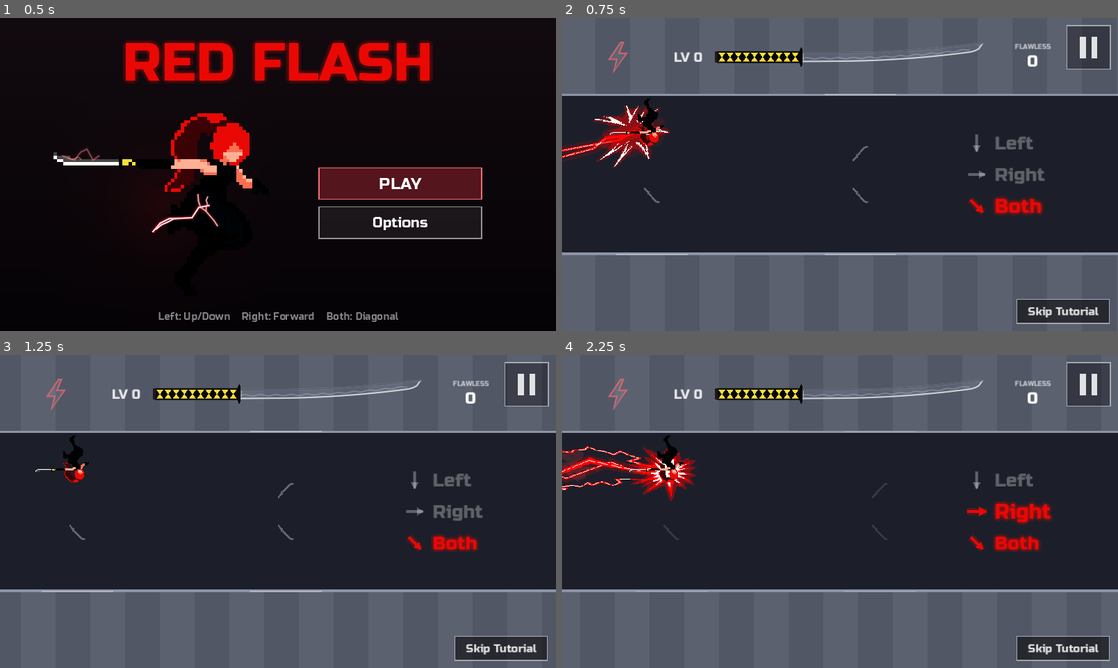
Above: before the commit, frames 1-4 (two rows, left to right).
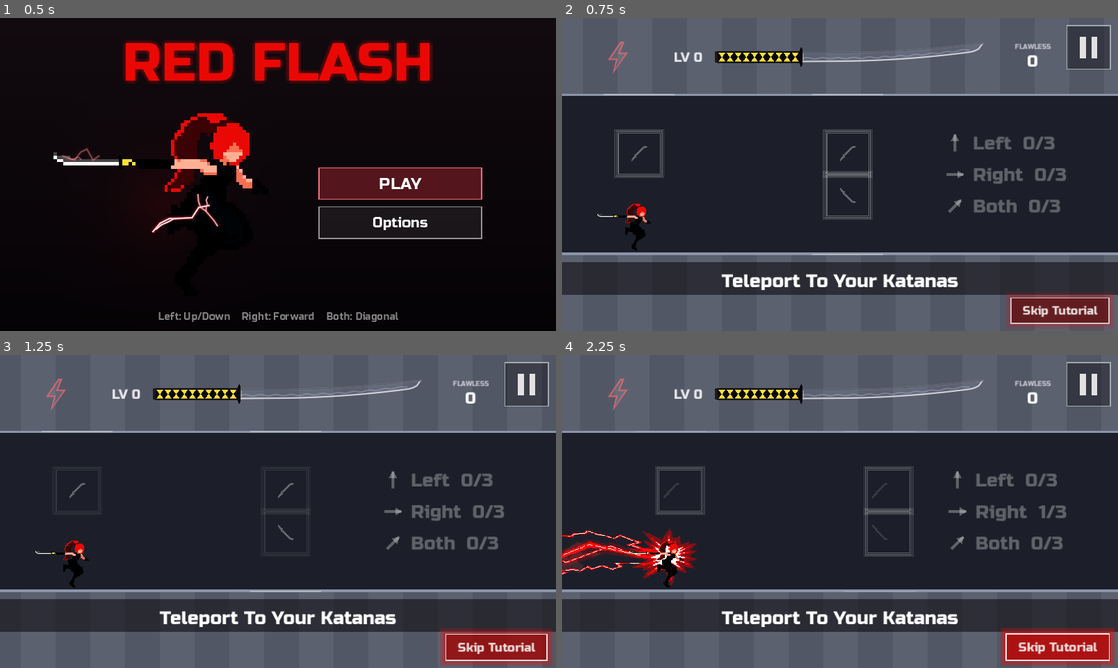
Above: after the commit, the same moments.

Repository: fredsbreads/game-off
Game: Godot game, scene res://scenes/main.tscn
Same seed, same stepped clock (60 frames per second), same inputs: the game is played once before the commit and once after it. Sound files missing from this copy of the repository are replaced by a short silence.
Inputs (mouse positions are in pixels of both pictures, inside the frame that each line leads up to):
- Up to frame 1 (0.5 s): no input
- Up to frame 2 (0.75 s): tap Enter at 0.5 s; move the mouse to (962, 158) at 0.52 s; hold Right from 0.53 s (still down); hold J (tp_vertical) from 0.53 s (still down); click (962, 158) at 0.67 s
- Up to frame 3 (1.25 s): keep holding Right; keep holding J (tp_vertical); tap Space at 0.77 s
- Up to frame 4 (2.25 s): move the mouse to (728, 527) at 1.27 s; release Right at 1.28 s; release J (tp_vertical) at 1.28 s; hold Down 1.28-2.03 s; tap Shift at 1.35 s; tap Space at 1.52 s; move the mouse to (895, 442) at 2.02 s; hold Right from 2.03 s (still down); tap Enter at 2.1 s

Frame 1 is identical in both runs. In frame 2, 17% of the frame differs, in the area x 0-100%, y 24-100%; in frame 3, 15%; in frame 4, 19%, in the area x 0-100%, y 25-100%.

Commit message:
Tutorial rework: counted free moves, katana lessons, title-case text, safer skip
- Free part: Tap Left/Right/Both each counted to 3 (any order) under
  "Teleport To Your Katanas"; ends on the floor (asks to shift down if not)
- First enemy: "Red Katana = Killable Enemy" with the katana and enemy lit,
  then "Kill Him"; second: "All Enemies Are Killable / Kill Him"
- Half-second read buffer on stops that start a combo (none mid-combo)
- Skip Tutorial bounces 4 times at the start; skipping during the death or
  rewind brings her straight back (no half-dead state); run anim no longer
  stays reversed after a rewind
- Ending: katana, then Red Flash, then streak, then Start
- "Wait" instead of "Not yet"; all tutorial text in title case
- Death screen: bigger, red, pulsing "Tap Anywhere To Retry"

Diff:
--- a/scripts/hud.gd
+++ b/scripts/hud.gd
@@ -64,7 +64,9 @@
 const PAUSE_TITLE_H := 92.0
 const OVER_TITLE_H := 96.0
 const OVER_STATS_H := 104.0   # (room for "Started At N" under the level)
-const OVER_HINT_H := 48.0
+const OVER_HINT_H := 64.0
+const OVER_HINT_SIZE := 34     # "Tap Anywhere To Retry"
+const OVER_HINT_PULSE := 4.0   # its breathing (radians per second)
 # Practice mode toggle on the pause screen (N on a keyboard), plus a small
 # note in the corner while enemies are off.
 # Opens the Options screen (on the start screen and the pause screen).
@@ -295,9 +297,16 @@
 					"bolt": _top._charge_pop = 1.0
 					"streak": _top._pop = 1.0
 	_skip_button.position = Vector2(get_viewport().get_visible_rect().size.x - SKIP_BUTTON_SIZE.x - 16.0, get_viewport().get_visible_rect().size.y - SKIP_BUTTON_SIZE.y - 14.0)
+	if _skip_pulse > 0.0 and not get_tree().paused:
+		_skip_pulse = maxf(_skip_pulse - delta, 0.0)
+		_skip_button.pivot_offset = SKIP_BUTTON_SIZE   # (it grows out of its corner, staying on screen)
+		_skip_button.scale = Vector2.ONE * (1.0 + 0.15 * _skip_glow())
+		_skip_button.queue_redraw()
 	if _tut.visible and not get_tree().paused:
 		for k in _tut_lit:
 			_tut_lit[k] += delta
+		for k in _tut_bump:
+			_tut_bump[k] += delta
 		if _tut_fizzle >= 0.0:
 			_tut_fizzle += delta
 			if _tut_fizzle >= TUT_FIZZLE_TIME:
@@ -612,10 +621,17 @@
 			c.draw_line(Vector2(dx, sy + 10.0), Vector2(dx, sy + 78.0), Color(1, 1, 1, 0.15 * a), 1.0)
 	if _over_hint == "":
 		return
-	# "Tap anywhere to retry", steady.
-	var hy := sy + OVER_STATS_H + 26.0
-	var hw := font.get_string_size(_over_hint, HORIZONTAL_ALIGNMENT_LEFT, -1, 20).x
-	c.draw_string(font, Vector2((view.x - hw) / 2.0, hy), _over_hint, HORIZONTAL_ALIGNMENT_LEFT, -1, 20, Color(1, 1, 1, 0.75 * a))
+	# "Tap anywhere to retry": big, in the title's red, glowing and
+	# breathing, so it reads as what to do (not the buttons under it).
+	var beat := 0.5 + 0.5 * sin(_over_t * OVER_HINT_PULSE)
+	var hs := int(OVER_HINT_SIZE * (1.0 + 0.06 * beat))
+	var hy := sy + OVER_STATS_H + 34.0
+	var hw := font.get_string_size(_over_hint, HORIZONTAL_ALIGNMENT_LEFT, -1, hs).x
+	var hpos := Vector2((view.x - hw) / 2.0, hy)
+	var red := MainMenu.TITLE_TEXT_RED
+	for j in 12:   # a glow, as the title's
+		c.draw_string(font, hpos + Vector2.RIGHT.rotated(j * TAU / 12.0) * 5.0, _over_hint, HORIZONTAL_ALIGNMENT_LEFT, -1, hs, Color(red, (0.05 + 0.07 * beat) * a))
+	c.draw_string(font, hpos, _over_hint, HORIZONTAL_ALIGNMENT_LEFT, -1, hs, Color(red.lerp(Color.WHITE, 0.25 * beat), a))
 
 
 ## A title in the title screen's red, with its soft glow.
@@ -849,6 +865,7 @@
 var _coach_title := ""
 var _coach_line := ""
 var _coach_points: Array = []   # "katana", "bolt"
+var coach_dim := true   # the spotlight dims around what it's about (false: just the glowing boxes)
 var _coach_t := 0.0
 var _coach_shake := 0.0
 var _coach_beat := 0.0
@@ -876,6 +893,14 @@
 	_top.set_level_quietly(lv)
 
 
+## "Skip Tutorial" pulses (grows and glows red) for `seconds`, to be seen.
+var _skip_pulse := 0.0
+const SKIP_PULSE_RATE := 6.0   # radians per second of the pulse
+
+func pulse_skip(seconds: float) -> void:
+	_skip_pulse = seconds
+
+
 func set_skip_visible(on: bool) -> void:
 	_skip_on = on
 	_skip_button.visible = on and not get_tree().paused
@@ -885,10 +910,22 @@
 	return _skip_button.visible and _skip_button.get_rect().has_point(pos)
 
 
+## 0..1: how lit the skip button's pulse is right now (0 when not pulsing).
+func _skip_glow() -> float:
+	if _skip_pulse <= 0.0:
+		return 0.0
+	var fade := minf(_skip_pulse / 0.4, 1.0)   # (eases out at the end)
+	return fade * (0.5 - 0.5 * cos(_skip_pulse * SKIP_PULSE_RATE))
+
+
 func _draw_skip_button() -> void:
 	var r := Rect2(Vector2.ZERO, SKIP_BUTTON_SIZE)
-	_skip_button.draw_rect(r, Color(0.04, 0.03, 0.04, 0.6))
-	_skip_button.draw_rect(r, Color(1, 1, 1, 0.5), false, 2.0)
+	var glow := _skip_glow()
+	var red := MainMenu.TITLE_TEXT_RED
+	_skip_button.draw_rect(r, Color(0.04, 0.03, 0.04, 0.6).lerp(Color(red, 0.95), glow))
+	for k in 3:   # a red glow round it while it pulses
+		_skip_button.draw_rect(r.grow(2.0 + k * 3.0), Color(red, (0.7 - k * 0.2) * glow), false, 3.0)
+	_skip_button.draw_rect(r, Color(1, 1, 1, 0.5 + 0.5 * glow), false, 2.0)
 	var font := ThemeDB.fallback_font
 	var size := 20
 	var text := "Skip Tutorial"
@@ -908,6 +945,8 @@
 	var mid := TopBar.BLADE.y / 2.0
 	for what in _coach_points:
 		var r := Rect2()
+		if what is Rect2:   # (a spot in the play: main.gd works out where)
+			r = what
 		match what:
 			"katana":
 				var ext := _top.extent()
@@ -918,7 +957,7 @@
 				r = Rect2(_top.position + Vector2(_top.streak_x - 6.0, mid - 26.0), Vector2(84.0, 56.0))
 		holes.append(r.grow(12.0))
 	# The dark, in strips around the holes.
-	var dark := Color(0, 0, 0, 0.62 * minf(_coach_t / 0.3, 1.0))
+	var dark := Color(0, 0, 0, (0.62 if coach_dim else 0.0) * minf(_coach_t / 0.3, 1.0))
 	var ys: Array[float] = [0.0, v.y]
 	for h in holes:
 		ys.append(clampf(h.position.y, 0.0, v.y))
@@ -985,9 +1024,15 @@
 
 # --- the first-time tutorial --------------------------------------------------
 
+var _tut_count := {}   # key -> times done so far (shown "1/3")
+var _tut_bump := {}    # key -> seconds since its count went up (a small pop)
+var tutorial_reps := 3
+
 func show_tutorial(on_floor: bool) -> void:
 	tutorial_on_floor = on_floor
 	_tut_lit.clear()
+	_tut_count.clear()
+	_tut_bump.clear()
 	_tut_fizzle = -1.0
 	_tut_rng.randomize()
 	_tut.visible = true
@@ -995,6 +1040,14 @@
 
 func tutorial_done(key: String) -> void:
 	_tut_lit[key] = 0.0
+
+
+## One more of a move: its count goes up (and it lights once it's done enough).
+func tutorial_count(key: String, n: int) -> void:
+	_tut_count[key] = n
+	_tut_bump[key] = 0.0
+	if n >= tutorial_reps:
+		_tut_lit[key] = 0.0
 
 
 func finish_tutorial() -> void:
@@ -1012,6 +1065,8 @@
 		["right", "Tap Right" if touch else "Right", Vector2(1, 0)],
 		["both", "Tap Both" if touch else "Both", (Vector2(1, -1) if up else Vector2(1, 1)).normalized()],
 	]
+	for p in prompts:   # how many of each so far
+		p[1] += "  %d/%d" % [mini(int(_tut_count.get(p[0], 0)), tutorial_reps), tutorial_reps]
 	const SIZE := 34
 	const LINE := 58.0
 	const ARROW := 30.0   # the arrow's box (it's drawn in this square, left of the words)
@@ -1036,6 +1091,8 @@
 		var lit := _tut_lit.has(key)
 		var t: float = _tut_lit.get(key, 0.0)
 		var pop := 1.0 + 0.3 * maxf(0.0, 1.0 - t / 0.25) if lit else 1.0   # a pop as it lights
+		if not lit and _tut_bump.has(key):   # (a smaller one as its count goes up)
+			pop = 1.0 + 0.15 * maxf(0.0, 1.0 - float(_tut_bump[key]) / 0.2)
 		var size := int(SIZE * pop)
 		var cy := top + i * LINE - drift
 		var col := Color(MainMenu.TITLE_TEXT_RED, fade) if lit else Color(1, 1, 1, 0.3 * fade)
--- a/scripts/main.gd
+++ b/scripts/main.gd
@@ -20,11 +20,9 @@
 ## The start level picked on the title screen: kept through this visit (back
 ## to the title screen, retries) but not saved, so the game always opens on 1.
 static var _session_start_level := 1
-## The tutorial (see _start_tutorial), once per session: no enemies until she has
-## done each move once (Tap Left, Tap Right, Tap Both); then the first enemy
-## comes in a screen's width ahead of her (CameraRig.VIEW_TILES: just past the right edge).
+## The tutorial (see _start_tutorial): no enemies until each move has been
+## made three times (forward, shift, diagonal); then the lessons.
 var _tutorial := false
-var _tutorial_moves := {}
 var _run_start_level := 1
 var _run_origin_x := START_X   # where the run's distance counts from (after the tutorial: where it ended)
 # Every kill gets a short hit freeze (invert flash).
@@ -447,7 +445,7 @@
 var _save_auto := false      # (unused now: the player makes the save)
 var _save_done := false      # time has stopped for the save: the player's turn
 # Before the save is taught, she's let run into the first one: she dies (the
-# usual death), "Running into an enemy kills you", then time rewinds.
+# usual death), "Running Into An Enemy Kills You", then time rewinds.
 var _save_rewound := false
 var _rewind_pending := false
 var _save_pair_x := 0.0
@@ -526,6 +524,71 @@
 	_clear_pending()
 	_hold_move = _lesson_pick()
 	hud.show_coach(title, _move_words(_hold_move) if name_the_move else "")
+	hud._coach_t = 0.0   # (a new stop, even with the same words: it pops again, and TEXT_BUFFER starts over)
+	_hold_buffered = chain == 0   # (in a combo already: presses go straight through)
+
+
+## The first stop (one enemy in reach): the katana that's turned red on him
+## is lit in the dim ("Red Katana = Killable Enemy"); then "Kill Him" and
+## the move. The move can be made at any
+## point.
+const KUNAI_BEAT_TIME := 3.0
+const SKIP_PULSE_TIME := 4.0 * TAU / Hud.SKIP_PULSE_RATE   # four bounces
+
+var _kunai_beat := 0   # which of the first stop's words are up (1, 2, 3; 0: none): its lit boxes follow the katanas
+
+func _begin_kunai_hold() -> void:
+	_begin_hold("Red Katana = Killable Enemy", false)
+	_kunai_beat = 2
+	hud.show_coach(hud._coach_title, "", _kunai_spots())
+	var t := create_tween().set_pause_mode(Tween.TWEEN_PAUSE_STOP)
+	t.tween_interval(KUNAI_BEAT_TIME)
+	t.tween_callback(func() -> void:
+		if _tut_hold and _kunai_beat == 2:
+			_kunai_beat = 0
+			hud.show_coach("Kill Him", _move_words(_hold_move)))
+
+
+## Where the words point, on screen: all three katanas (beat 1: the free
+## part), or the red one with the enemy it's on (beat 2: the first
+## stop). (Each frame: they move with her, and the red one is still gliding
+## onto him when time stops.)
+func _kunai_spots() -> Array:
+	var spots: Array = []
+	if _kunai_beat == 1:
+		for m in player._markers:
+			spots.append(_screen_rect(m, m.get_rect()).grow(12.0))
+	elif _kunai_beat == 2:
+		var lit: int = {Rules.Move.FORWARD: 0, Rules.Move.VERTICAL: 1, Rules.Move.DIAGONAL: 2}.get(_hold_move, 0)
+		var marker: Sprite2D = player._markers[lit]
+		var on := _screen_rect(marker, marker.get_rect())
+		var target: Enemy = null
+		for e in level.enemies:
+			if e.alive and (target == null or absf(e.tile_x - player.x) < absf(target.tile_x - player.x)):
+				target = e
+		if target:
+			var c := get_viewport().canvas_transform * Vector2(target.tile_x * Rules.TILE, Rules.body_center_y(target.row))
+			on = on.merge(Rect2(c - Vector2(Rules.TILE * 0.6, Rules.TILE * 0.9), Vector2(Rules.TILE * 1.2, Rules.TILE * 1.8)))
+		spots.append(on.grow(12.0))
+	return spots
+
+
+## `local` (in `item`'s own space) on the screen.
+func _screen_rect(item: CanvasItem, local: Rect2) -> Rect2:
+	var x := item.get_global_transform_with_canvas()
+	var r := Rect2(x * local.position, Vector2.ZERO)
+	for p in [local.position + Vector2(local.size.x, 0), local.end, local.position + Vector2(0, local.size.y)]:
+		r = r.expand(x * p)
+	return r
+
+
+## The tutorial's words have only just come up: presses are dropped for
+## TEXT_BUFFER, so they're seen before anything's done.
+const TEXT_BUFFER := 0.5
+var _hold_buffered := false   # this stop has the TEXT_BUFFER (not one mid-combo: there it's free to go on)
+
+func _coach_fresh() -> bool:
+	return hud._coach.visible and hud._coach_t < TEXT_BUFFER
 
 
 ## A move in a lesson that doesn't kill: blocked.
@@ -537,7 +600,7 @@
 		var above := Vector2(player.x * Rules.TILE, Rules.body_center_y(player.row) - Rules.TILE * 1.4)
 		if player.row == Rules.Row.CEILING:
 			above.y += Rules.TILE * 2.8
-		text_fx.text(above, "Not yet", 24, Color(1, 0.4, 0.4), Rules.RUN_SPEED * Rules.TILE if player.running else 0.0, 0.6)
+		text_fx.text(above, "Wait", 24, Color(1, 0.4, 0.4), Rules.RUN_SPEED * Rules.TILE if player.running else 0.0, 0.6)
 
 
 ## A press the tutorial isn't taking right now (its words, the rewind): told so.
@@ -557,6 +620,9 @@
 		_clear_pending()   # (the game's in control)
 		return true
 	if _tut_hold:
+		if _hold_buffered and _coach_fresh():
+			_clear_pending()   # (just up: a moment to read it first)
+			return true
 		var move := _take_pending_move(true)
 		if move == Rules.Move.NONE:
 			return true
@@ -574,11 +640,12 @@
 			if kills > _lesson_kills:
 				_lesson = Lesson.CHAIN
 			elif not _chain_targets(player.x, player.row).is_empty():
-				_begin_hold("Red Enemy = Killable")
+				_begin_kunai_hold()
 				return true
 		Lesson.CHAIN:
 			if chain == 0 and kills == _lesson_kills + 1 and not _chain_targets(player.x, player.row).is_empty():
-				_begin_hold("Red Enemy = Killable")   # (the chain's first: a stop too)
+				_begin_hold("All Enemies Are Killable", false)   # (the chain's first: a stop too)
+				hud.show_coach(hud._coach_title, "Kill Him")
 				return true
 			if kills >= _lesson_kills + 1 + CHAIN_STEPS.split(" ").size() + 1 and chain == 0:
 				# The save: a stacked pair, across from each other, run at.
@@ -654,6 +721,21 @@
 	hud.set_pause_button_visible(true)
 
 
+## Skip pressed while the tutorial shows her dying, or while it rewinds:
+## she's back on her feet at once (no death left on screen), running.
+func _undo_tutorial_death() -> void:
+	if state == State.DYING and _rewind_pending:
+		_rewind()   # (back to playing: her killer and the death's effects cleared)
+	if not _rewinding:
+		return
+	if is_instance_valid(_rw_killer):
+		_rw_killer.unattack(1.0)
+	_rw_killer = null
+	_pink_shift_sound.stop()
+	player.revive()
+	_after_rewind()
+
+
 ## The rewind's sign: a small ◀◀, top left.
 func _make_rewind_layer() -> void:
 	_rw_layer = CanvasLayer.new()
@@ -676,7 +758,7 @@
 ## (onto the other one of the pair: a chain starts).
 func _save_stop() -> void:
 	_save_done = true
-	_begin_hold("Point blank in a tricky spot? Shift vertically!")
+	_begin_hold("Point Blank In A Tricky Spot? Shift Vertically!")
 
 
 ## The tutorial is over (its chain levelled the katana up to 1, or it was
@@ -688,12 +770,14 @@
 	_lesson = Lesson.NONE
 	_tut_hold = false
 	_save_auto = false
-	if _rewinding:
+	if _rewinding and not skipped:
 		_after_rewind()
 		hud.hide_coach()
 	_tutorial = false
+	hud.coach_dim = true
 	_set_save_flag("tutorial_done")
 	if skipped:
+		_undo_tutorial_death()
 		hud.finish_tutorial()
 		hud.hide_coach()
 		_clear_pending()
@@ -720,10 +804,12 @@
 			hud.set_level_quietly(_tutorial_target)
 		# Before the run: no enemies while what chains do is said, the
 		# katana and the bolt (then the flawless number) popping; then Start.
-		hud.show_coach("Successful chains build up your level and lightning", "", ["katana", "bolt"])
+		hud.show_coach("Fill Your Katana To Level Up", "Perfect Combos Fill It Faster", ["katana"])
 		var t := create_tween().set_pause_mode(Tween.TWEEN_PAUSE_STOP)
 		t.tween_interval(LESSON_METERS_TIME)
-		t.tween_callback(hud.show_coach.bind("Perfect Chains = No Survivors. Kill everyone!", "", ["streak"]))
+		t.tween_callback(hud.show_coach.bind("Combos Also Charge Up Your", "Red Flash", ["bolt"]))
+		t.tween_interval(LESSON_METERS_TIME)
+		t.tween_callback(hud.show_coach.bind("Perfect Chains = No Survivors. Kill Everyone!", "", ["streak"]))
 		t.tween_interval(LESSON_METERS_TIME)
 		t.tween_callback(hud.show_coach.bind("", "Start!"))   # (in red)
 		t.tween_interval(START_WORD_TIME)
@@ -777,37 +863,56 @@
 	cfg.save(SAVE_PATH)
 
 
-## The first Play of each session: no enemies, and the three moves to try.
+## The tutorial's first part: no enemies, free play: "Tap Left", "Tap Right",
+## "Tap Both" (any order), each counted to three ("Teleport To Your
+## Katanas" under them, her katanas lit). Once all three are done the
+## lessons start, on the floor: if she's on the ceiling then, she's asked
+## to shift back down first (free play goes on till she's there).
+const DRILL_REPS := 3
+var _drill_counts := {}   # "left" / "right" / "both" -> times done
+var _drill_done := false  # all three counted: waiting for her to be on the floor
+
 func _start_tutorial() -> void:
 	_tutorial = true
-	_tutorial_moves.clear()
+	_drill_counts = {}
+	_drill_done = false
 	level.spawn_hold = true
 	level.rebuild_ahead(player.x - 1.0)   # (the enemies already laid go)
+	hud.tutorial_reps = DRILL_REPS
 	hud.show_tutorial(player.row == Rules.Row.FLOOR)
 	hud.set_skip_visible(true)
-
-
-## A move she made during the tutorial: its prompt lights up; all three done ends it.
+	hud.pulse_skip(SKIP_PULSE_TIME)   # (right away: it can be skipped)
+	hud.coach_dim = false   # (free play: her katanas lit, nothing dimmed)
+	_kunai_beat = 1
+	hud.show_coach("Teleport To Your Katanas", "", _kunai_spots())
+
+
+func _drill_key(move: int) -> String:
+	return {Rules.Move.VERTICAL: "left", Rules.Move.FORWARD: "right", Rules.Move.DIAGONAL: "both"}.get(move, "")
+
+
+## A move she made in the free part: its count goes up; all three done (and
+## her on the floor) ends it.
 func _tutorial_move(move: int) -> void:
-	var key: String = {Rules.Move.VERTICAL: "left", Rules.Move.FORWARD: "right", Rules.Move.DIAGONAL: "both"}.get(move, "")
-	if key == "":
-		return
-	hud.tutorial_done(key)   # (lights it, or pops it again: every time she makes that move)
-	if _tutorial_moves.has(key):
-		return
-	_tutorial_moves[key] = true
-	if _tutorial_moves.size() < 3:
+	var key := _drill_key(move)
+	if key != "" and int(_drill_counts.get(key, 0)) < DRILL_REPS:
+		_drill_counts[key] = int(_drill_counts.get(key, 0)) + 1
+		hud.tutorial_count(key, _drill_counts[key])
+	for k in ["left", "right", "both"]:
+		if int(_drill_counts.get(k, 0)) < DRILL_REPS:
+			return
+	if not _drill_done:
+		_drill_done = true
+		hud.finish_tutorial()   # the prompts fizzle out
+	if player.row != Rules.Row.FLOOR:
+		_kunai_beat = 0
+		hud.show_coach("Back To The Floor", _move_words(Rules.Move.VERTICAL))
 		return
 	_tutorial = false
-	hud.finish_tutorial()   # the prompts fizzle out
-	if progression.level == 0:
-		_start_lessons()
-		return
-	# The game starts: the first enemy a little past the right edge.
-	level.spawn_hold = false
-	# (From her, not the camera: right after a teleport it hasn't caught up.)
-	level.push_cursor(player.x + CameraRig.VIEW_TILES)   # (a screen's width ahead of her: just past the right edge)
-	level.ensure_generated(player.x)
+	_kunai_beat = 0
+	hud.hide_coach()
+	hud.coach_dim = true
+	_start_lessons()
 
 
 # --- input ---------------------------------------------------------------
@@ -868,7 +973,7 @@
 		get_viewport().set_input_as_handled()
 		_set_paused(true)
 		return
-	if state == State.PLAYING and _is_skip_press(event):
+	if (state == State.PLAYING or (state == State.DYING and _rewind_pending)) and _is_skip_press(event):
 		get_viewport().set_input_as_handled()
 		_finish_tutorial(true)
 		return
@@ -1198,9 +1303,9 @@
 				# The chain's freeze holds until she makes the right move.
 				_hitstop = 0.0
 				if _lesson == Lesson.SAVE:
-					_begin_hold("Now finish the combo", false)   # (their own move to find)
+					_begin_hold("Now Finish The Combo", false)   # (their own move to find)
 				else:
-					_begin_hold("Combos stop time")
+					_begin_hold("Combos Stop Time")
 			elif _lesson != Lesson.NONE and _hitstop <= 0.0 and _lesson_frame():
 				pass
 			elif _hitstop > 0.0 and not _auto and not _finale_hold and not _finishing and _ninja_strikes(false):
@@ -1245,6 +1350,11 @@
 	Palette.tick(delta)
 	_update_knight_threats()
 	_update_pause_visuals()
+	if _kunai_beat > 0:
+		if _tut_hold or _tutorial:
+			hud._coach_points = _kunai_spots()
+		else:
+			_kunai_beat = 0   # (the move was made: the words are gone)
 	if _tut_hold:
 		freeze_effect.set_state(0.0, 1.0)
 		player.frozen = true
@@ -1380,6 +1490,8 @@
 			if _would_slash(move, press_x):
 				player.x = press_x
 
+	if move != Rules.Move.NONE and _tutorial and _coach_fresh():
+		move = Rules.Move.NONE   # (its words just up: a moment to read them first)
 	if move != Rules.Move.NONE and _lesson == Lesson.SAVE and not _save_done:
 		move = Rules.Move.NONE   # (the save: no moves on the way in, until time stops)
 		_wrong_move()
@@ -2444,7 +2556,7 @@
 func _die(kind: String, killer: Enemy = null) -> void:
 	if _lesson == Lesson.SAVE and not _save_rewound:
 		_rewind_pending = true   # (the tutorial: shown dying, then it rewinds)
-		hud.show_coach("Running into an enemy kills you")
+		hud.show_coach("Running Into An Enemy Kills You")
 	state = State.DYING
 	hud.set_pause_button_visible(false)
 	_state_time = 0.0
--- a/scripts/player.gd
+++ b/scripts/player.gd
@@ -505,6 +505,8 @@
 
 func end_rewind() -> void:
 	rewinding = false
+	if alive:
+		_play("run")   # (forwards again: the rewind left it playing backwards)
 
 
 ## Back on her feet (the tutorial's rewind after it shows her dying): whole
